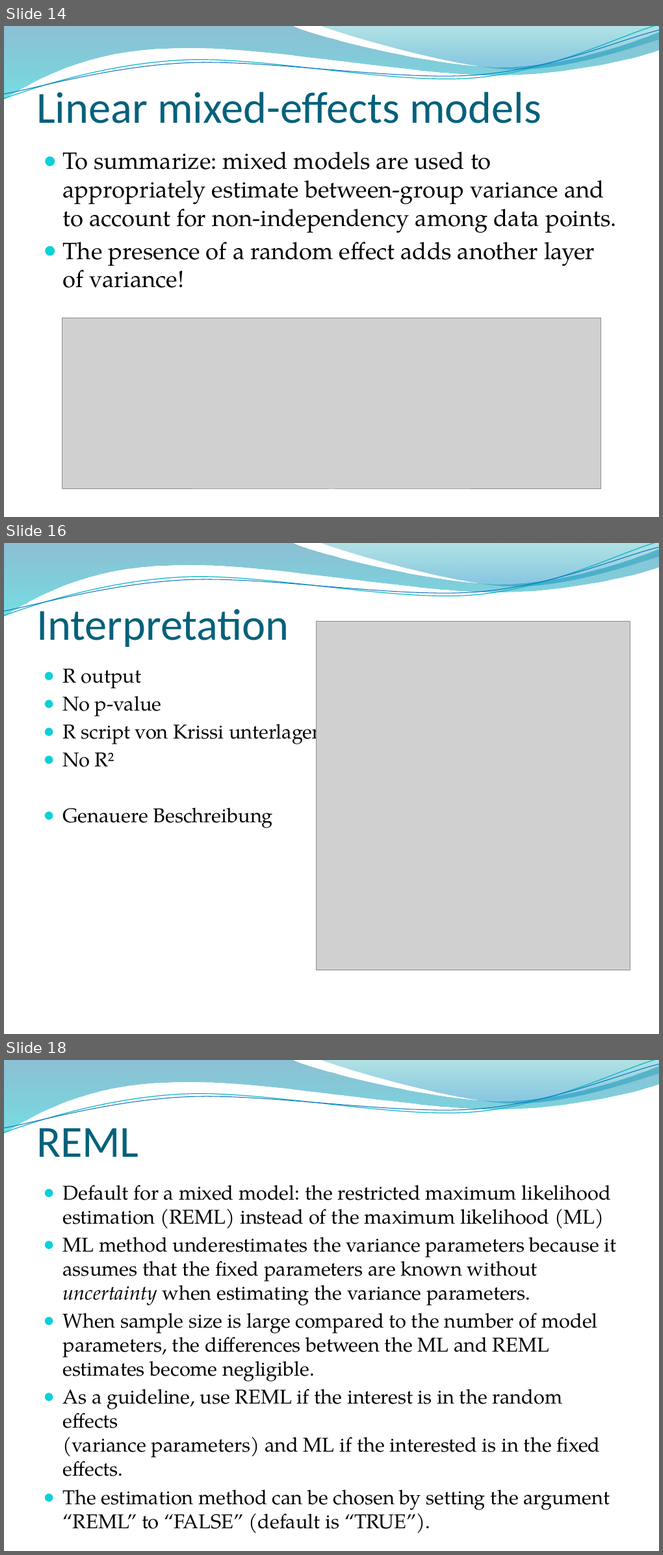
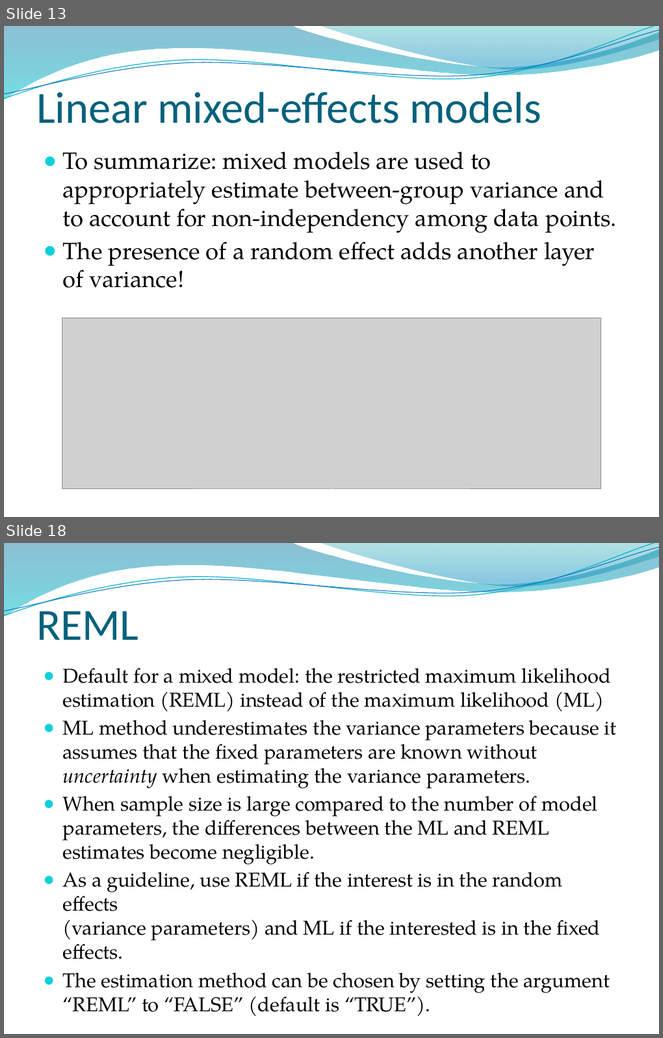
Before and after one commit to ricschuster/R_Workshop_Vienna_2018_02, a slide deck: ppts/Topic 7 Linear mixed-effects models (random effects).pptx. Shown one above the other, each under a label of ours: slides 14, 16 and 18 before the commit, slides 13 and 18 after it; the slides between them are not shown. The pictures are 663x1555 and 663x1038 pixels, drawn with LibreOffice and Linux fonts; fonts in the diff are those of the drawing; grey boxes stand for pictures; background and template pictures are left out. Boxes give left, top, right and bottom in pixels: in the first picture for what was removed or moved away, otherwise in the second. Text is boxed around its words. In the diff, an @@ line names an element or a change of style, - is before the commit and + after.

```diff
--- a/ppts/Topic 7 Linear mixed-effects models (random effects).pptx
+++ b/ppts/Topic 7 Linear mixed-effects models (random effects).pptx
@@ slide 16 removed at [4,543,659,1034], background picture (left out); not listed: 4 template elements that a slide beside it also shows @@
@@ text removed at [36,603,289,647] @@
-Interpretation
@@ picture removed at [316,622,630,970] @@
@@ text removed at [63,668,324,828] @@
-● R output
-● No p-value
-● R script von Krissi unterlagen
-● No R²
-● Genauere Beschreibung
@@ what was slide 14 is now slide 13 @@
```
Also in this commit, not shown: 5 slides changed, 3 slides added, 2 other slides removed, 1 other file.
